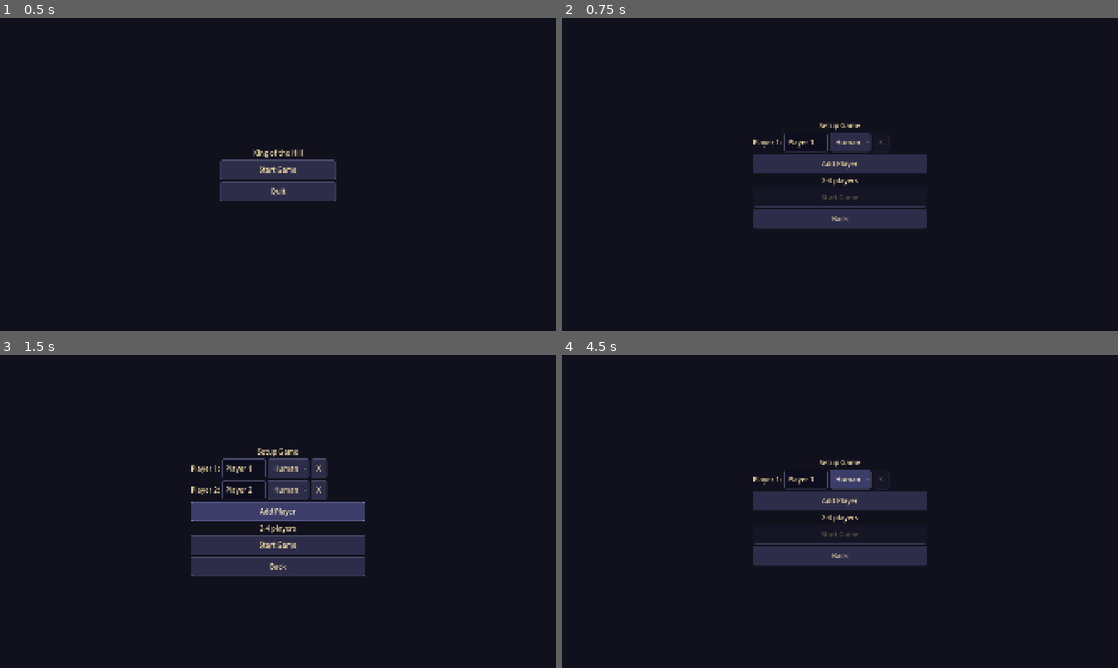
Above: before the commit, frames 1-4 (two rows, left to right).
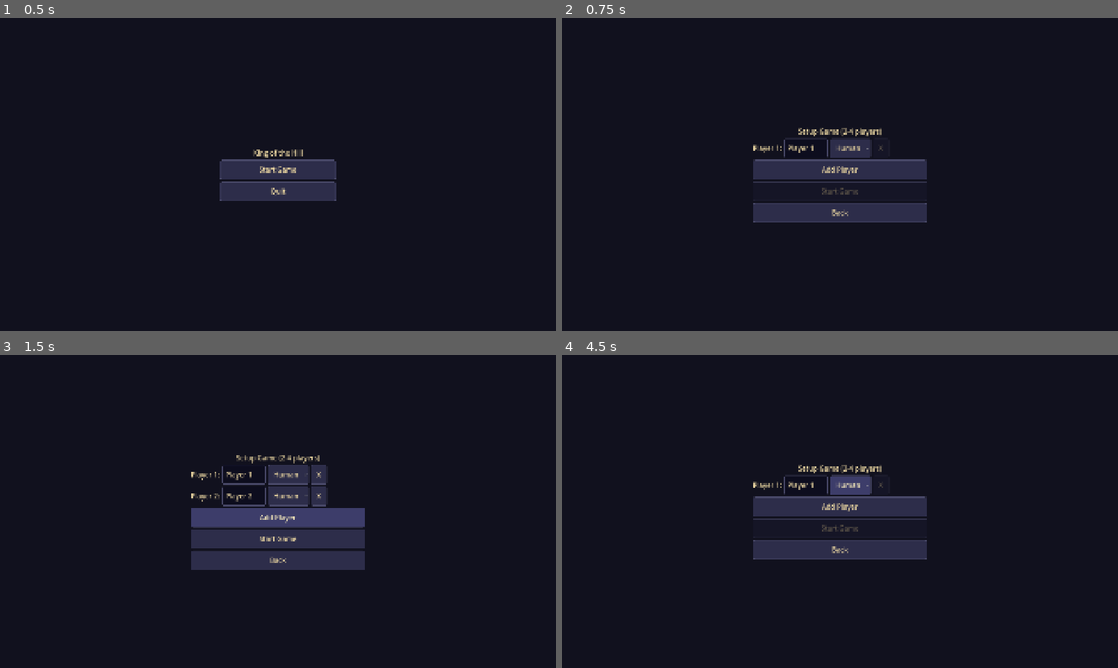
Above: after the commit, the same moments.

Repository: bogus998/KingOfTheHill
Game: Godot game, scene res://scenes/menus/main_menu.tscn
The game is run twice, just before and just after one commit, with the same random seed, the same clock (stepped at 60 frames per second) and the same inputs.
Inputs:
- Up to frame 1 (0.5 s): no input
- Up to frame 2 (0.75 s): click "Start Game" at 0.5 s
- Up to frame 3 (1.5 s): click "Add Player" at 1.25 s
- Up to frame 4 (4.5 s): click "Back" at 2 s; click "Start Game" at 2.75 s; click "Human" at 3.5 s; click "Human" at 4.25 s

Frame 1 is identical in both runs. In frame 2, 3.5% of the frame differs, in the area x 34-66%, y 33-68%; in frame 3, 5.2%, in the area x 34-66%, y 29-71%; in frame 4, 3.6%.

Commit message:
Remove obsolete label from menu scene

Diff:
--- a/scenes/menus/setup_game.tscn
+++ b/scenes/menus/setup_game.tscn
@@ -1,8 +1,9 @@
-[gd_scene load_steps=2 format=3]
+[gd_scene format=3 uid="uid://d08dhu0ryincf"]
 
-[ext_resource type="Script" path="res://scripts/menus/setup_game_controller.gd" id="1_setup"]
+[ext_resource type="Script" uid="uid://dnbc7lhh0n6vn" path="res://scripts/menus/setup_game_controller.gd" id="1_setup"]
 
-[node name="SetupGame" type="Control"]
+[node name="SetupGame" type="Control" unique_id=1768154560]
+layout_mode = 3
 anchors_preset = 15
 anchor_right = 1.0
 anchor_bottom = 1.0
@@ -10,7 +11,7 @@
 grow_vertical = 2
 script = ExtResource("1_setup")
 
-[node name="CenterContainer" type="CenterContainer" parent="."]
+[node name="CenterContainer" type="CenterContainer" parent="." unique_id=494313320]
 layout_mode = 1
 anchors_preset = 15
 anchor_right = 1.0
@@ -18,28 +19,29 @@
 grow_horizontal = 2
 grow_vertical = 2
 
-[node name="VBox" type="VBoxContainer" parent="CenterContainer"]
+[node name="VBox" type="VBoxContainer" parent="CenterContainer" unique_id=1088621544]
+custom_minimum_size = Vector2(600, 0)
 layout_mode = 2
-custom_minimum_size = Vector2(600, 0)
 
-[node name="TitleLabel" type="Label" parent="CenterContainer/VBox"]
-text = "Setup Game"
+[node name="TitleLabel" type="Label" parent="CenterContainer/VBox" unique_id=146031984]
+layout_mode = 2
+text = "Setup Game (2-4 players)"
 horizontal_alignment = 1
 
-[node name="PlayersContainer" type="VBoxContainer" parent="CenterContainer/VBox"]
+[node name="PlayersContainer" type="VBoxContainer" parent="CenterContainer/VBox" unique_id=1886046713]
+layout_mode = 2
 
-[node name="AddPlayerButton" type="Button" parent="CenterContainer/VBox"]
+[node name="AddPlayerButton" type="Button" parent="CenterContainer/VBox" unique_id=69323228]
+custom_minimum_size = Vector2(0, 56)
+layout_mode = 2
 text = "Add Player"
+
+[node name="StartButton" type="Button" parent="CenterContainer/VBox" unique_id=932971062]
 custom_minimum_size = Vector2(0, 56)
+layout_mode = 2
+text = "Start Game"
 
-[node name="HintLabel" type="Label" parent="CenterContainer/VBox"]
-text = "2-4 players"
-horizontal_alignment = 1
-
-[node name="StartButton" type="Button" parent="CenterContainer/VBox"]
-text = "Start Game"
+[node name="BackButton" type="Button" parent="CenterContainer/VBox" unique_id=2109205094]
 custom_minimum_size = Vector2(0, 56)
-
-[node name="BackButton" type="Button" parent="CenterContainer/VBox"]
+layout_mode = 2
 text = "Back"
-custom_minimum_size = Vector2(0, 56)
